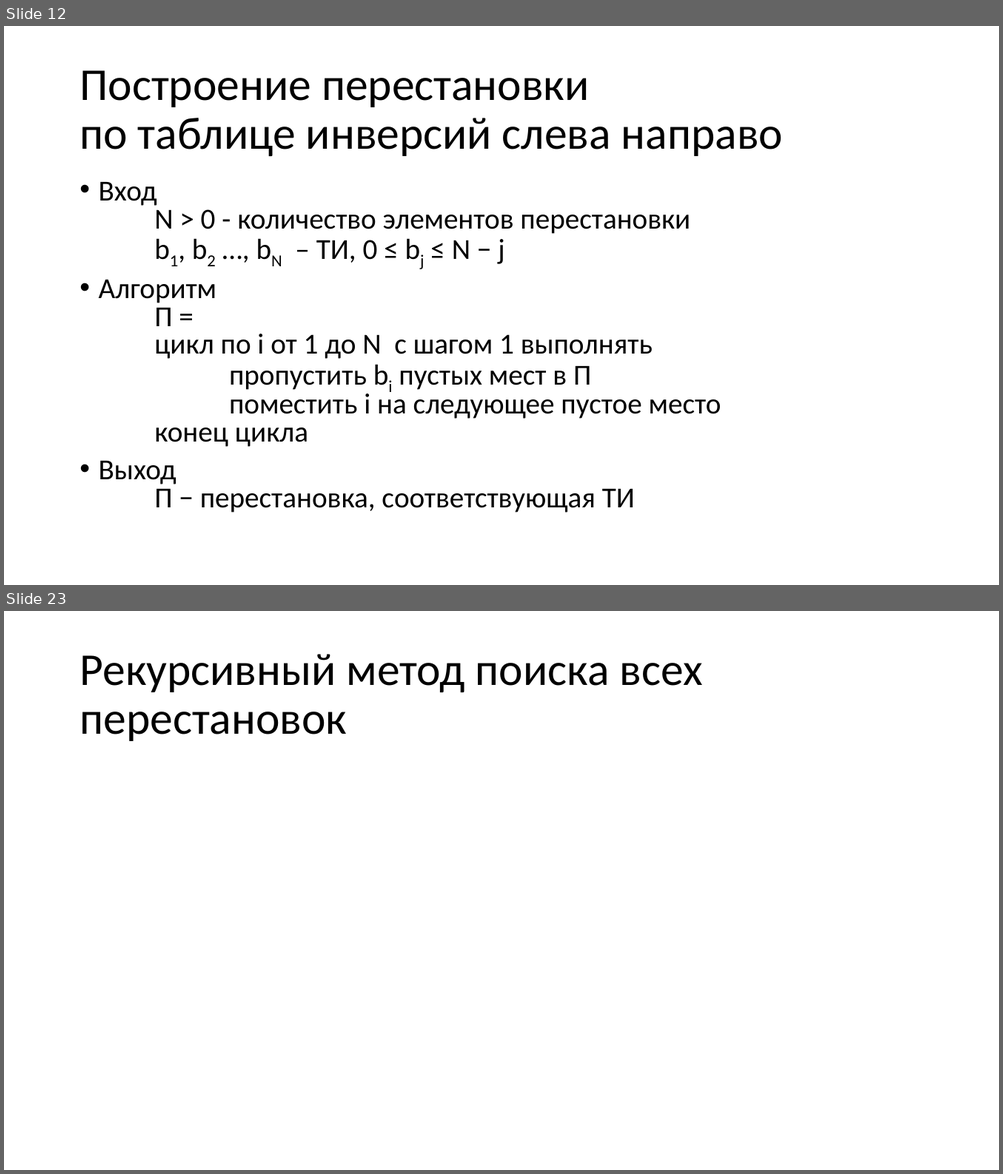
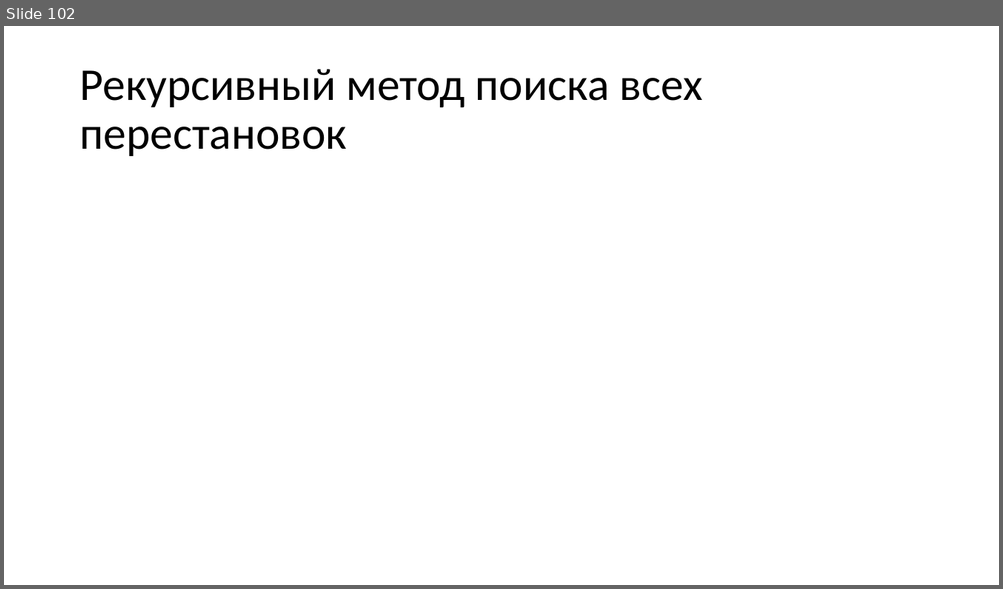
Before and after one commit to Evgueni-Petrov-aka-espetrov/Algorithms-and-Programming-in-C-pptx, a slide deck: 23 Перестановки.pptx. Shown one above the other, each under a label of ours: slides 12 and 23 before the commit, slide 102 after it; the slides between them are not shown. The pictures are 1003x1174 and 1003x589 pixels, drawn with LibreOffice and Linux fonts; fonts in the diff are those of the drawing; grey boxes stand for pictures. Boxes give left, top, right and bottom in pixels: in the first picture for what was removed or moved away, otherwise in the second. Text is boxed around its words. In the diff, an @@ line names an element or a change of style, - is before the commit and + after.

```diff
--- a/23 Перестановки.pptx
+++ b/23 Перестановки.pptx
@@ slide 12 removed at <box>4,26,999,585</box>, background #FFFFFF @@
@@ title removed at <box>79,70,782,156</box> @@
-Построение перестановки
-по таблице инверсий слева направо
@@ text removed at <box>99,182,721,513</box> @@
-• Вход
-  N > 0 - количество элементов перестановки
-  b1, b2 …, bN – ТИ, 0 ≤ bj ≤ N − j
-• Алгоритм
-  П = последовательность из N пустых элементов
-  цикл по i от 1 до N с шагом 1 выполнять
-  пропустить bi пустых мест в П
-  поместить i на следующее пустое место
-  конец цикла
-• Выход
-  П − перестановка, соответствующая ТИ
@@ what was slide 23 is now slide 102 @@
```
Also in this commit, not shown: 12 slides changed, 89 slides added, 9 other slides removed.
